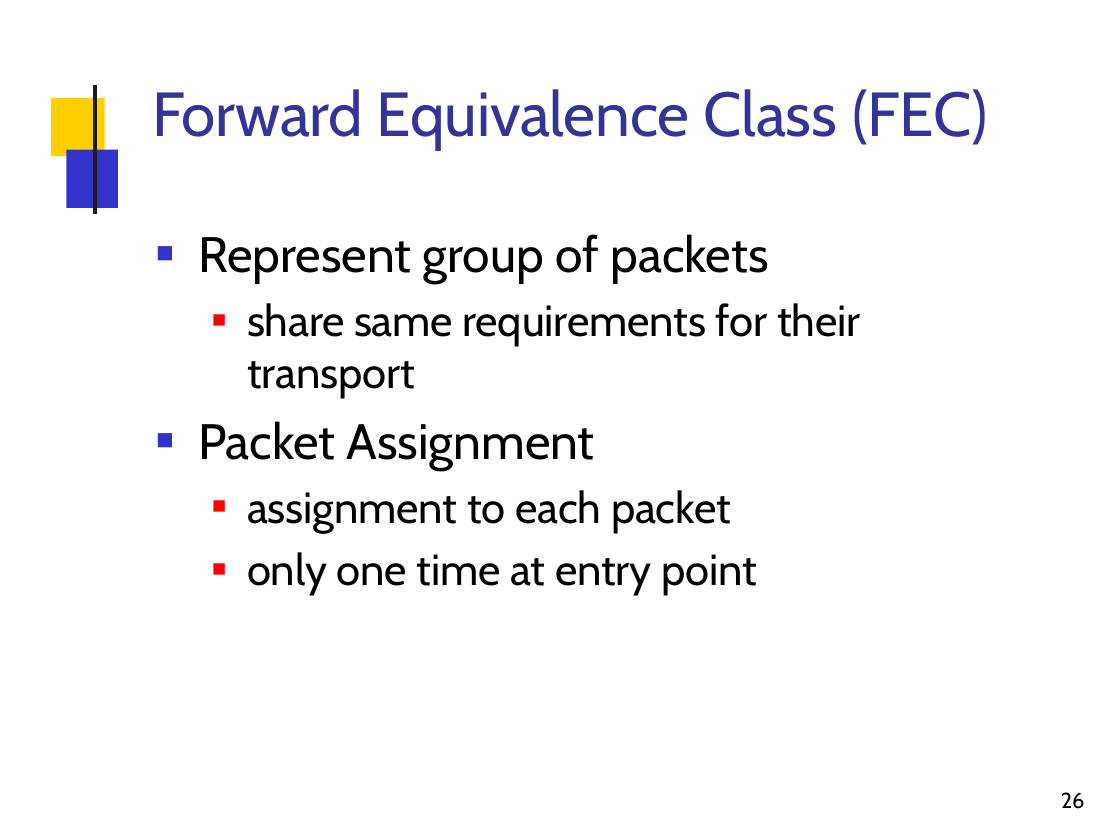
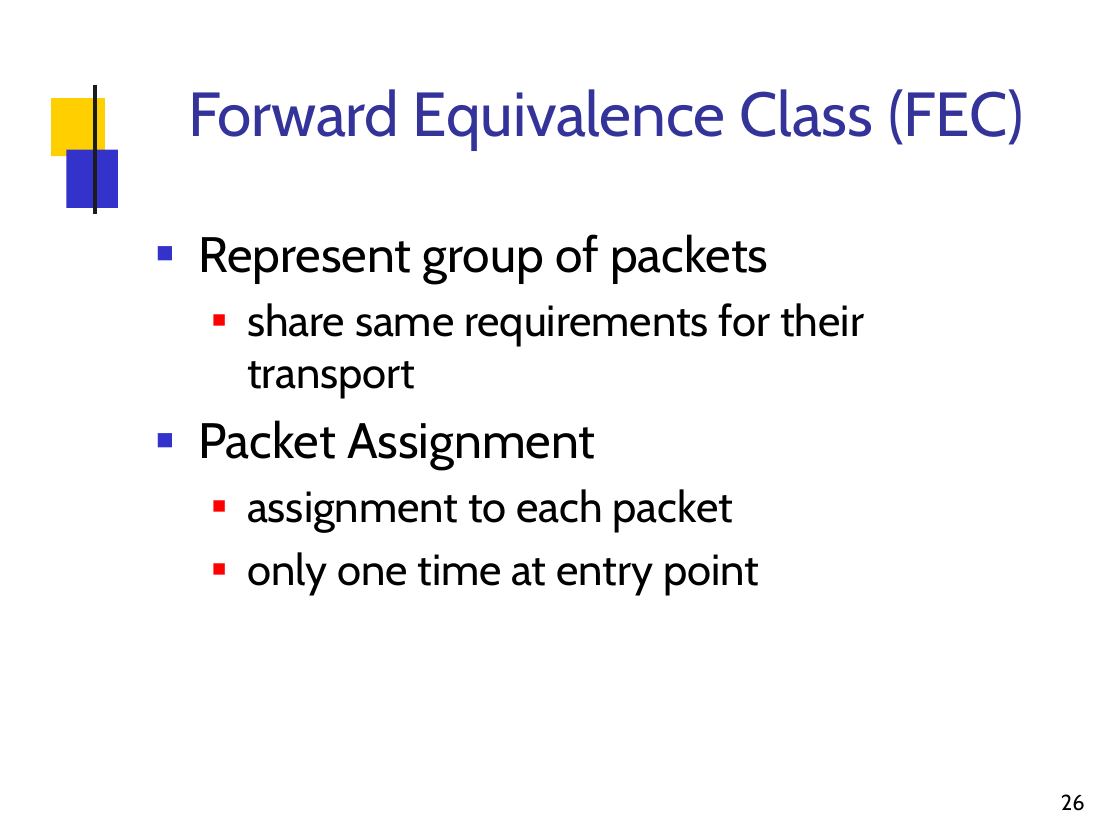
Before and after one commit to Al0nesauurs/etc, a slide deck: slide 26 of networkStudy/2015-14-mpls.pptx. Drawn at 1120x840 pixels with LibreOffice and Linux fonts; fonts in the diff are those of the drawing; background and template pictures are left out. Boxes give left, top, right and bottom in pixels: in the first picture for what was removed or moved away, otherwise in the second. Text is boxed around its words. In the diff, an @@ line names an element or a change of style, - is before the commit and + after.

```diff
--- a/networkStudy/2015-14-mpls.pptx
+++ b/networkStudy/2015-14-mpls.pptx
@@ title "Forward Equivalence Class (FEC)" at <box>188,89,1024,151</box>: alignment left to centre @@
@@ text at <box>198,303,864,596</box>: letter spacing -0.1 to 0 pt in "share same requirements for their transport", "Packet Assignment", "assignment to each packet", "only one time at entry point" @@
@@ page number at <box>1061,794,1085,811</box>: line spacing 15.4pt to 15.5pt @@
```
Also in this commit, not shown: 58 other slides changed, 3 other files.
